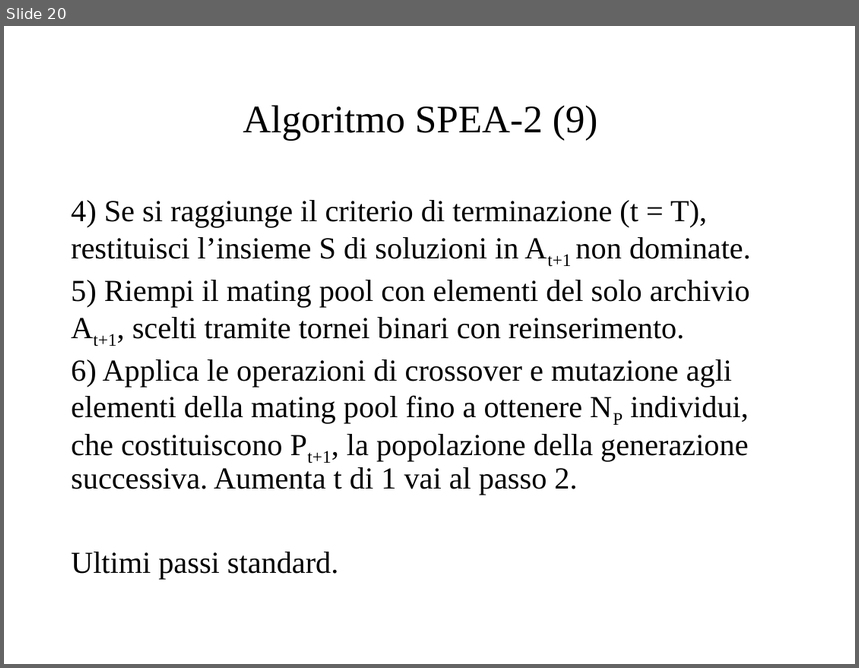
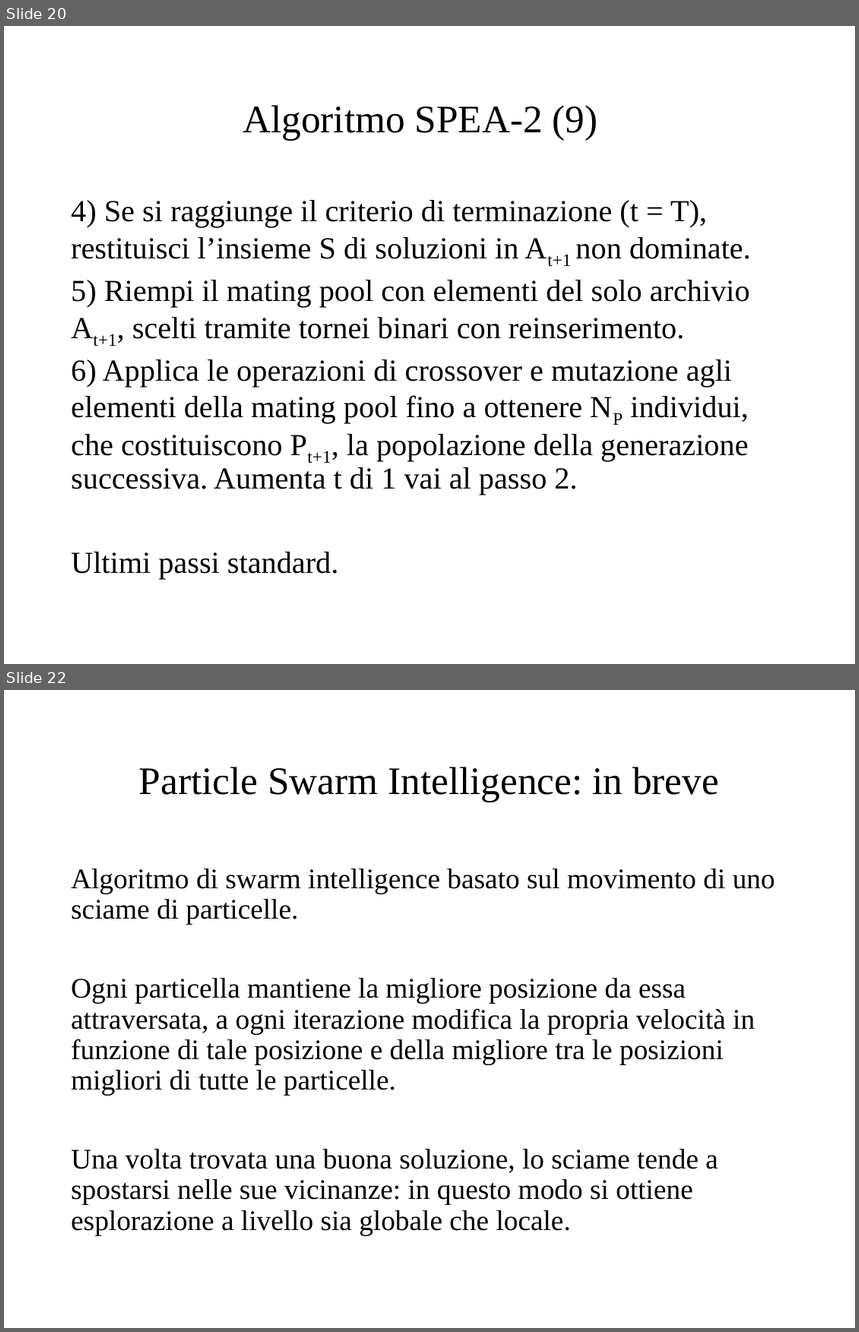
Before and after one commit to micferr/OptimizationProject, a slide deck: Presentation/Presentazione.pptx. Shown one above the other, each under a label of ours: slide 20 before the commit, slides 20 and 22 after it; the slides between them are not shown. The pictures are 859x668 and 859x1332 pixels, drawn with LibreOffice and Linux fonts; fonts in the diff are those of the drawing. Boxes give left, top, right and bottom in pixels: in the first picture for what was removed or moved away, otherwise in the second. Text is boxed around its words. In the diff, an @@ line names an element or a change of style, - is before the commit and + after.

```diff
--- a/Presentation/Presentazione.pptx
+++ b/Presentation/Presentazione.pptx
@@ slide 22 added at (x1=4, y1=690, x2=855, y2=1328), background #FFFFFF @@
@@ title added at (x1=139, y1=767, x2=719, y2=802), 33 pt, text #000000 @@
+Particle Swarm Intelligence: in breve
@@ text added at (x1=71, y1=869, x2=775, y2=1236), 24 pt, text #000000 @@
+Algoritmo di swarm intelligence basato sul movimento di uno sciame di particelle.
+Ogni particella mantiene la migliore posizione da essa attraversata, a ogni iterazione modifica la propria velocità in funzione di tale posizione e della migliore tra le posizioni migliori di tutte le particelle.
+Una volta trovata una buona soluzione, lo sciame tende a spostarsi nelle sue vicinanze: in questo modo si ottiene esplorazione a livello sia globale che locale.
```
Also in this commit, not shown: 1 slide changed, 12 other slides added, 1 slide removed.
